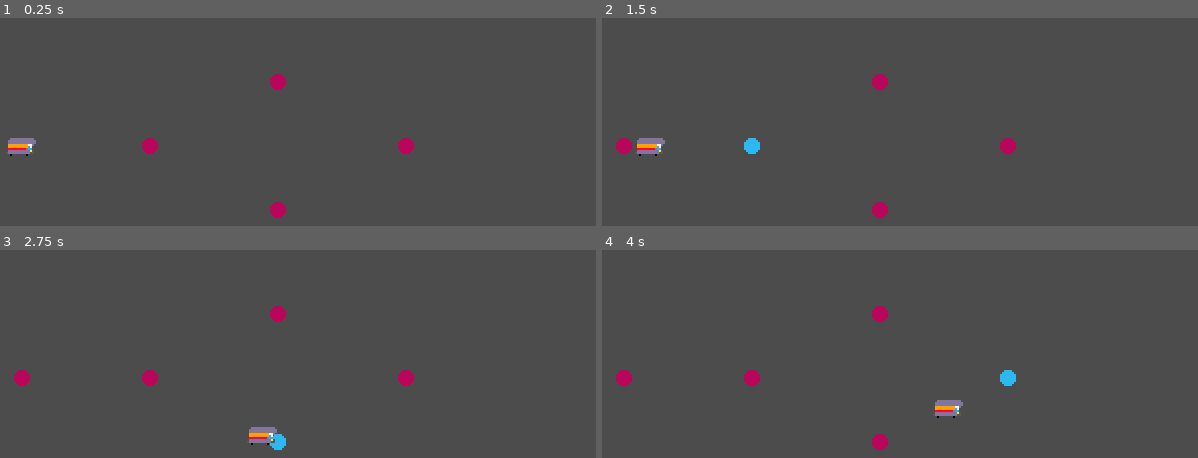
Above: before the commit, frames 1-4 (two rows, left to right).
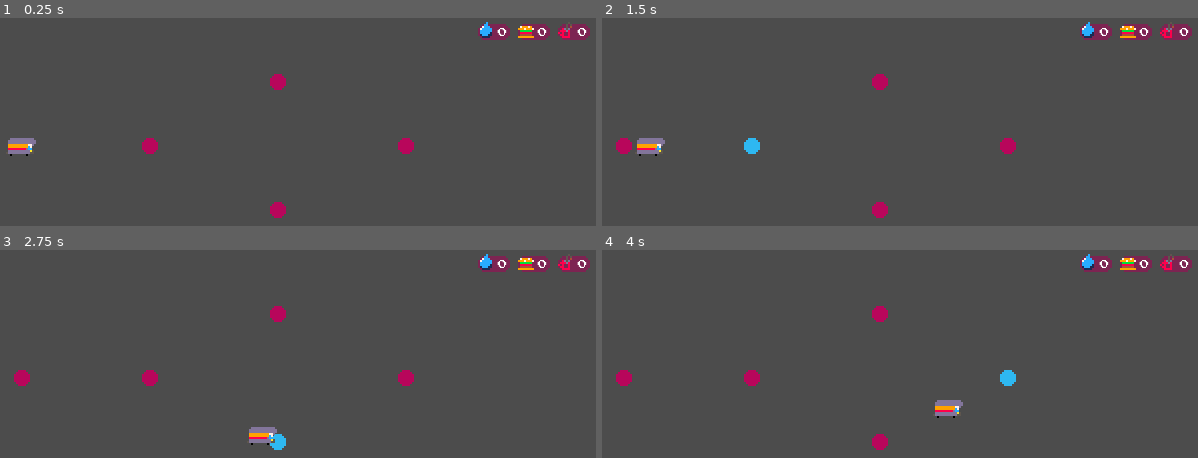
Above: after the commit, the same moments.

Repository: youssefevan/global-game-jam-2023
Game: Godot game, scene res://Scenes/TestingGrounds.tscn
Same seed, same stepped clock (60 frames per second), same inputs: the game is played once before the commit and once after it. This scene is started directly instead of the project's main scene.
Inputs (mouse positions are in pixels of both pictures, inside the frame that each line leads up to):
- Up to frame 1 (0.25 s): no input
- Up to frame 2 (1.5 s): tap Enter at 0.5 s; move the mouse to (625, 146) at 0.52 s; click (625, 146) at 0.6 s; tap Space at 1.25 s; move the mouse to (751, 146) at 1.27 s; click (751, 146) at 1.35 s
- Up to frame 3 (2.75 s): move the mouse to (280, 441) at 2.02 s; click (280, 441) at 2.1 s
- Up to frame 4 (4 s): move the mouse to (882, 314) at 2.77 s; click (882, 314) at 2.85 s; tap Enter at 3.5 s; move the mouse to (1007, 378) at 3.52 s; click (1007, 378) at 3.6 s

The runs differ from the first frame. In frame 1, 1.1% of the frame differs, in the area x 80-99%, y 1-11%; in frame 2, 1.1%; in frame 3, 1.1%; in frame 4, 1.1%.

Commit message:
fixed GUI implementation

Diff:
--- /dev/null
+++ b/Global Game Jam 2023/Scenes/GUI.tscn
@@ -0,0 +1,114 @@
+[gd_scene load_steps=10 format=2]
+
+[ext_resource path="res://Scripts/Label.gd" type="Script" id=1]
+[ext_resource path="res://Sprites/backgroundcounter.png" type="Texture" id=2]
+[ext_resource path="res://Sprites/waterICON.png" type="Texture" id=3]
+[ext_resource path="res://Sprites/Fonts/PixelEmulator-xq08.ttf" type="DynamicFontData" id=4]
+[ext_resource path="res://Sprites/foodICON.png" type="Texture" id=5]
+[ext_resource path="res://Scripts/FoodCount.gd" type="Script" id=6]
+[ext_resource path="res://Scripts/FuelCount.gd" type="Script" id=7]
+[ext_resource path="res://Sprites/fuelICON.png" type="Texture" id=8]
+
+[sub_resource type="DynamicFont" id=1]
+size = 6
+extra_spacing_space = -3
+font_data = ExtResource( 4 )
+
+[node name="GUI" type="MarginContainer"]
+anchor_left = 1.0
+anchor_right = 1.0
+margin_left = -60.0
+margin_bottom = 14.0
+
+[node name="HBoxContainer" type="HBoxContainer" parent="."]
+margin_right = 60.0
+margin_bottom = 14.0
+
+[node name="Water" type="MarginContainer" parent="HBoxContainer"]
+margin_right = 16.0
+margin_bottom = 14.0
+
+[node name="Label" type="Label" parent="HBoxContainer/Water"]
+margin_top = 3.0
+margin_right = 16.0
+margin_bottom = 11.0
+rect_min_size = Vector2( 16, 8 )
+custom_fonts/font = SubResource( 1 )
+align = 2
+script = ExtResource( 1 )
+
+[node name="WaterIcon" type="TextureRect" parent="HBoxContainer/Water/Label"]
+anchor_bottom = 0.091
+margin_top = -1.0
+margin_right = 16.0
+margin_bottom = 6.272
+texture = ExtResource( 3 )
+
+[node name="TextureRect" type="TextureRect" parent="HBoxContainer/Water/Label"]
+show_behind_parent = true
+margin_right = 16.0
+margin_bottom = 8.0
+texture = ExtResource( 2 )
+__meta__ = {
+"_edit_lock_": true
+}
+
+[node name="Food" type="MarginContainer" parent="HBoxContainer"]
+margin_left = 20.0
+margin_right = 36.0
+margin_bottom = 14.0
+
+[node name="Label" type="Label" parent="HBoxContainer/Food"]
+margin_top = 3.0
+margin_right = 16.0
+margin_bottom = 11.0
+rect_min_size = Vector2( 16, 8 )
+custom_fonts/font = SubResource( 1 )
+align = 2
+script = ExtResource( 6 )
+
+[node name="FoodIcon" type="TextureRect" parent="HBoxContainer/Food/Label"]
+anchor_bottom = 0.091
+margin_top = -1.0
+margin_right = 16.0
+margin_bottom = 6.272
+texture = ExtResource( 5 )
+
+[node name="TextureRect" type="TextureRect" parent="HBoxContainer/Food/Label"]
+show_behind_parent = true
+margin_right = 16.0
+margin_bottom = 8.0
+texture = ExtResource( 2 )
+__meta__ = {
+"_edit_lock_": true
+}
+
+[node name="Fuel" type="MarginContainer" parent="HBoxContainer"]
+margin_left = 40.0
+margin_right = 56.0
+margin_bottom = 14.0
+
+[node name="Label" type="Label" parent="HBoxContainer/Fuel"]
+margin_top = 3.0
+margin_right = 16.0
+margin_bottom = 11.0
+rect_min_size = Vector2( 16, 8 )
+custom_fonts/font = SubResource( 1 )
+align = 2
+script = ExtResource( 7 )
+
+[node name="FuelIcon" type="TextureRect" parent="HBoxContainer/Fuel/Label"]
+anchor_bottom = 0.091
+margin_top = -1.0
+margin_right = 16.0
+margin_bottom = 6.272
+texture = ExtResource( 8 )
+
+[node name="TextureRect" type="TextureRect" parent="HBoxContainer/Fuel/Label"]
+show_behind_parent = true
+margin_right = 16.0
+margin_bottom = 8.0
+texture = ExtResource( 2 )
+__meta__ = {
+"_edit_lock_": true
+}
--- a/Global Game Jam 2023/Scenes/TestingGrounds.tscn
+++ b/Global Game Jam 2023/Scenes/TestingGrounds.tscn
@@ -1,7 +1,8 @@
-[gd_scene load_steps=3 format=2]
+[gd_scene load_steps=4 format=2]
 
 [ext_resource path="res://Scenes/City.tscn" type="PackedScene" id=1]
 [ext_resource path="res://Scenes/Player.tscn" type="PackedScene" id=2]
+[ext_resource path="res://Scenes/GUI.tscn" type="PackedScene" id=3]
 
 [node name="TestingGrounds" type="Node2D"]
 
@@ -28,6 +29,10 @@
 position = Vector2( 64, 44 )
 starting_city_node = NodePath("../City")
 
+[node name="GUI" parent="." instance=ExtResource( 3 )]
+margin_left = 260.0
+margin_right = 320.0
+
 [connection signal="new_target_city" from="City" to="Player" method="_on_City_new_target_city"]
 [connection signal="new_target_city" from="City2" to="Player" method="_on_City2_new_target_city"]
 [connection signal="new_target_city" from="City3" to="Player" method="_on_City3_new_target_city"]
--- /dev/null
+++ b/Global Game Jam 2023/Scripts/FoodCount.gd
@@ -0,0 +1,5 @@
+extends Label
+
+
+func _ready():
+	self.text = str(Global.food) + " "
--- /dev/null
+++ b/Global Game Jam 2023/Scripts/FuelCount.gd
@@ -0,0 +1,5 @@
+extends Label
+
+
+func _ready():
+	self.text = str(Global.fuel) + " "
--- /dev/null
+++ b/Global Game Jam 2023/Scripts/Label.gd
@@ -0,0 +1,4 @@
+extends Label
+
+func _ready():
+	self.text = str(Global.water) + " "
--- a/Global Game Jam 2023/Scripts/global.gd
+++ b/Global Game Jam 2023/Scripts/global.gd
@@ -5,3 +5,8 @@
 var current_city : City
 
 var arrived := true
+
+#counters for GUI
+var water = 0
+var fuel = 0
+var food = 0
Binary file added: Global Game Jam 2023/Sprites/Fonts/PixelEmulator-xq08.ttf
Binary file added: Global Game Jam 2023/Sprites/backgroundcounter.png
Not shown, added: Global Game Jam 2023/Sprites/backgroundcounter.png.import
Binary file added: Global Game Jam 2023/Sprites/foodICON.png
Not shown, added: Global Game Jam 2023/Sprites/foodICON.png.import
Binary file added: Global Game Jam 2023/Sprites/fuelICON.png
Not shown, added: Global Game Jam 2023/Sprites/fuelICON.png.import
Binary file added: Global Game Jam 2023/Sprites/waterICON.png
Not shown, added: Global Game Jam 2023/Sprites/waterICON.png.import
